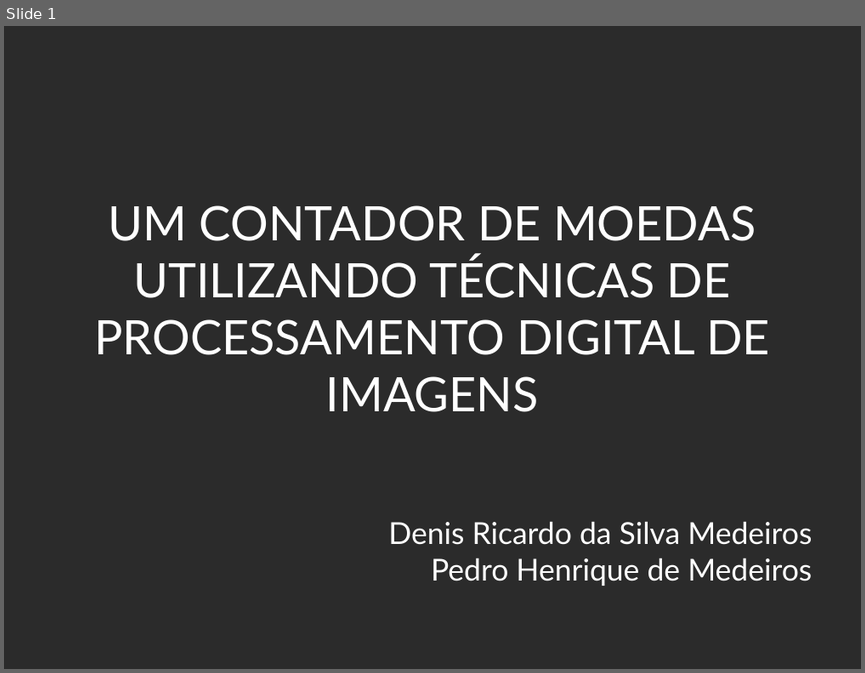
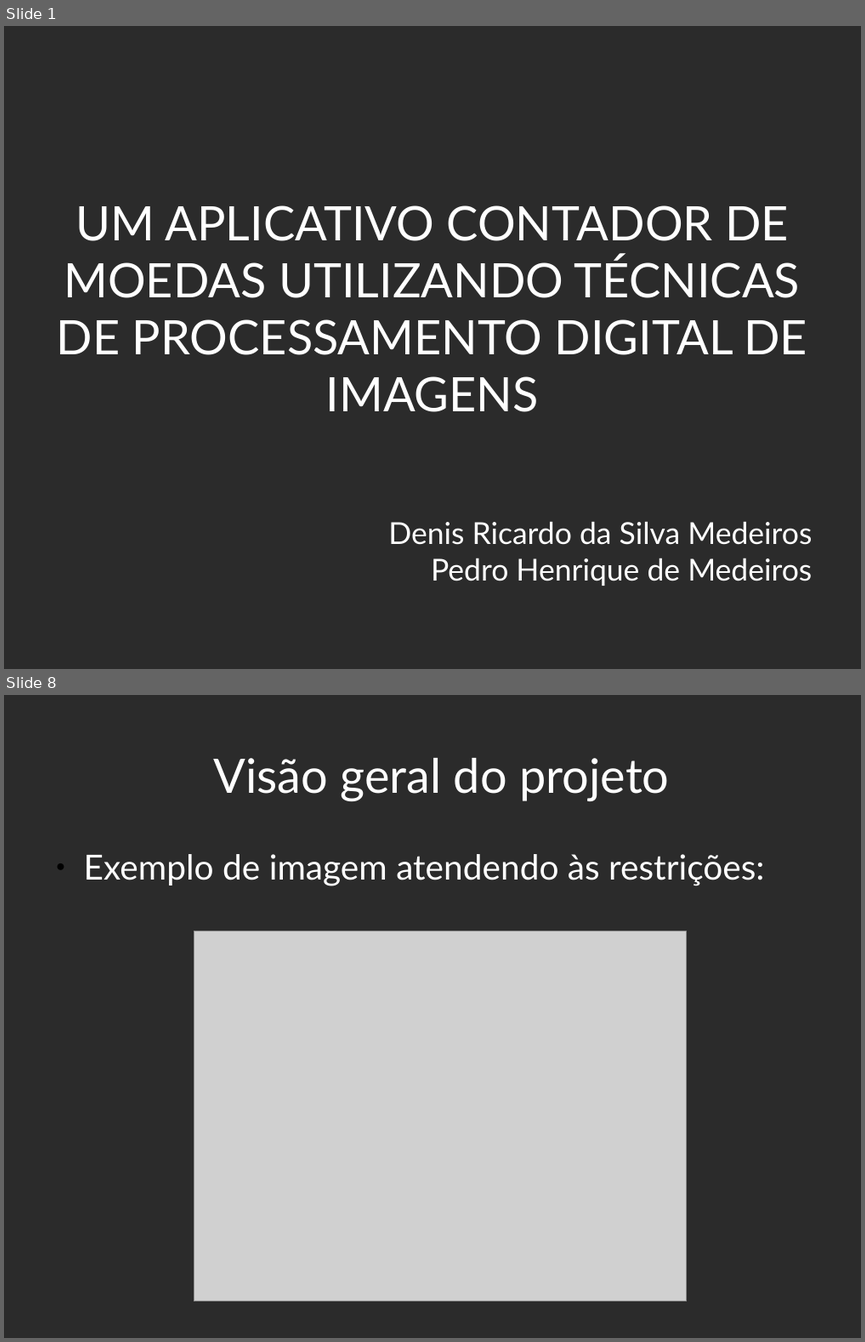
Before and after one commit to PedroHenriqueMedeiros/PedroHenriqueMedeiros.github.io, a slide deck: DCA0445/src/projetofinal/apresentacao.odp. Shown one above the other, each under a label of ours: slide 1 before the commit, slides 1 and 8 after it; the slides between them are not shown. The pictures are 865x673 and 865x1342 pixels, drawn with LibreOffice and Linux fonts; fonts in the diff are those of the drawing; grey boxes stand for pictures; background and template pictures are left out; a plain dark background stands for a picture behind light text. Boxes give left, top, right and bottom in pixels: in the first picture for what was removed or moved away, otherwise in the second. Text is boxed around its words. In the diff, an @@ line names an element or a change of style, - is before the commit and + after.

```diff
--- a/DCA0445/src/projetofinal/apresentacao.odp
+++ b/DCA0445/src/projetofinal/apresentacao.odp
@@ slide 8 added at [4,695,861,1338], background picture (left out) @@
@@ title added at [213,758,669,801], 44 pt, text #FFFFFF @@
+Visão geral do projeto
@@ text added at [84,854,764,886], 32 pt, text #FFFFFF @@
+● Exemplo de imagem atendendo às restrições:
@@ picture added at [194,931,687,1301] @@
@@ slide 1 changed as well @@
@@ title at [57,205,808,412]: text changed @@
-UM CONTADOR DE MOEDAS UTILIZANDO TÉCNICAS DE PROCESSAMENTO DIGITAL DE IMAGENS
+UM APLICATIVO CONTADOR DE MOEDAS UTILIZANDO TÉCNICAS DE PROCESSAMENTO DIGITAL DE IMAGENS
```
Also in this commit, not shown: 1 other slide changed, 22 other slides added, 4 other files.
